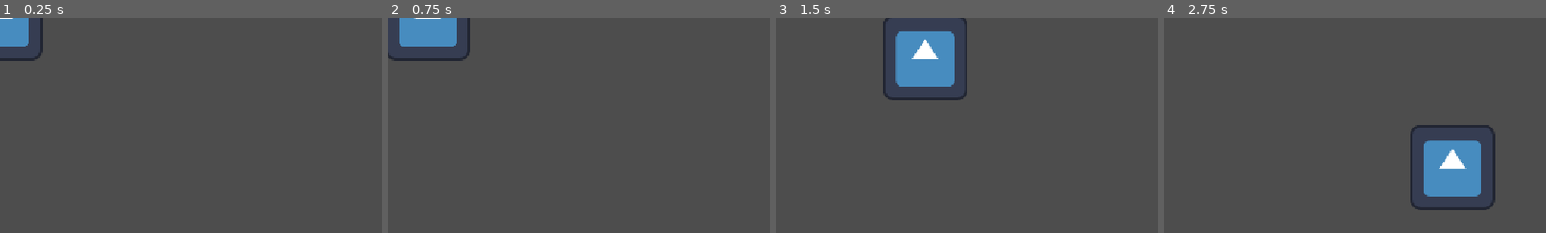
Above: before the commit, frames 1-4 (left to right).
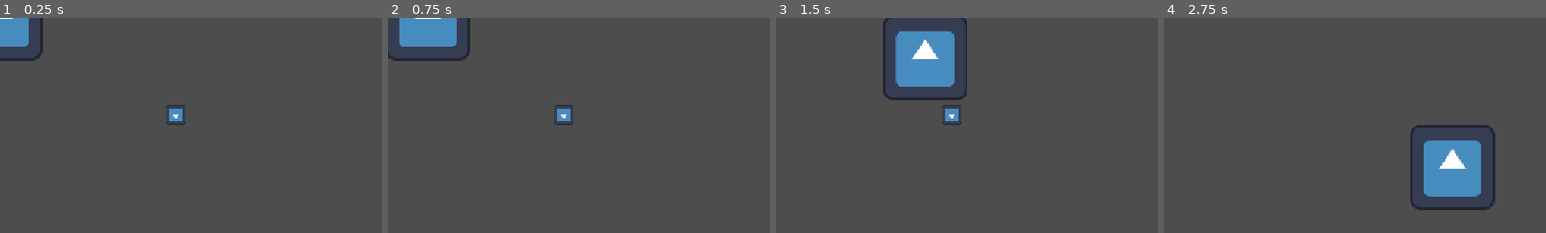
Above: after the commit, the same moments.

Repository: ChrisOnions/Gamejam26gmtk
Game: Godot game, scene res://scenes/main.tscn
The game is run twice, just before and just after one commit, with the same random seed, the same clock (stepped at 60 frames per second) and the same inputs. The engine's default icon, where the game draws it, is replaced by a stand-in: a white triangle on a blue panel in a dark square.
Inputs:
- Up to frame 1 (0.25 s): no input
- Up to frame 2 (0.75 s): tap Enter at 0.5 s; hold D (Move_Right) from 0.53 s (still down); tap E (Interact) at 0.6 s
- Up to frame 3 (1.5 s): release D (Move_Right) at 1.28 s; hold S (Move_Down) from 1.28 s (still down); tap E (Interact) at 1.35 s
- Up to frame 4 (2.75 s): release S (Move_Down) at 2.03 s; hold D (Move_Right) from 2.03 s (still down); tap E (Interact) at 2.1 s
The pictures show only the part of the screen within x 0-50%, y 0-50%; the shares and areas given below are measured in that part.

The runs differ from the first frame. In frame 1, 0.2% of the frame differs, in the area x 43-49%, y 40-50%; in frame 2, 0.2%; in frame 3, 0.2%; in frame 4, nothing differs.

Commit message:
sand pickup
Added A sand scene that needs polish
- sand cab be picked up, the Variable sand will store the amount of head sand or be a collectable special sand.

Diff:
--- /dev/null
+++ b/scenes/entities/sand.gd
@@ -0,0 +1,12 @@
+extends Node2D
+
+
+
+
+
+func _on_area_2d_body_entered(body: Node2D) -> void:
+	if body is PLAYER :
+		GameManager.player.add_sand()
+		print(GameManager.player.sand)
+		self.queue_free()
+	pass # Replace with function body.
--- /dev/null
+++ b/scenes/entities/sand.tscn
@@ -0,0 +1,22 @@
+[gd_scene format=3 uid="uid://cjxe230cnky80"]
+
+[ext_resource type="Script" uid="uid://cw5vlfadnrgf4" path="res://scenes/entities/sand.gd" id="1_v7ygb"]
+[ext_resource type="Texture2D" uid="uid://gg5rua1yrnf4" path="res://assets/icon.svg" id="1_y6jb5"]
+
+[sub_resource type="CircleShape2D" id="CircleShape2D_l0ub4"]
+
+[node name="Sand" type="Node2D" unique_id=36391409 groups=["Collectables"]]
+script = ExtResource("1_v7ygb")
+
+[node name="Sprite2D" type="Sprite2D" parent="." unique_id=618827044]
+position = Vector2(0.08390665, 0.08390665)
+rotation = 3.1415925
+scale = Vector2(0.22847785, 0.22847785)
+texture = ExtResource("1_y6jb5")
+
+[node name="Area2D" type="Area2D" parent="." unique_id=68087917]
+
+[node name="CollisionShape2D" type="CollisionShape2D" parent="Area2D" unique_id=917022528]
+shape = SubResource("CircleShape2D_l0ub4")
+
+[connection signal="body_entered" from="Area2D" to="." method="_on_area_2d_body_entered"]
--- a/scenes/main.tscn
+++ b/scenes/main.tscn
@@ -1,6 +1,12 @@
 [gd_scene format=3 uid="uid://dq11kn2vyrvdt"]
 
 [ext_resource type="Script" uid="uid://cc5kfd1jdafmf" path="res://scripts/main.gd" id="1_o5qli"]
+[ext_resource type="PackedScene" uid="uid://cjxe230cnky80" path="res://scenes/entities/sand.tscn" id="2_0wfyh"]
 
 [node name="Main" type="Node" unique_id=1486335504]
 script = ExtResource("1_o5qli")
+
+[node name="CanvasLayer" type="CanvasLayer" parent="." unique_id=215463748]
+
+[node name="Sand" parent="." unique_id=608667906 instance=ExtResource("2_0wfyh")]
+position = Vector2(265, 146)
--- a/scenes/player/Player_2d.tscn
+++ b/scenes/player/Player_2d.tscn
@@ -3,10 +3,15 @@
 [ext_resource type="Script" uid="uid://b08fm8b7lmyic" path="res://scenes/player/player_2d.gd" id="1_as2q7"]
 [ext_resource type="Texture2D" uid="uid://gg5rua1yrnf4" path="res://assets/icon.svg" id="2_ie5yh"]
 
+[sub_resource type="RectangleShape2D" id="RectangleShape2D_o5qli"]
+size = Vector2(125, 126)
+
 [node name="Player2d" type="CharacterBody2D" unique_id=1764116379]
 script = ExtResource("1_as2q7")
 
 [node name="CollisionShape2D" type="CollisionShape2D" parent="." unique_id=452951448]
+position = Vector2(-0.5, -1)
+shape = SubResource("RectangleShape2D_o5qli")
 
 [node name="Sprite2D" type="Sprite2D" parent="." unique_id=997297988]
 texture = ExtResource("2_ie5yh")
--- a/scenes/player/player_2d.gd
+++ b/scenes/player/player_2d.gd
@@ -1,20 +1,23 @@
 extends CharacterBody2D
-
+class_name PLAYER
 @export var sprite_2d: Sprite2D
 var Player_2d : CharacterBody2D
-
-
 const SPEED = 300.0
+var sand: int
 
 func _ready() -> void:
 	GameManager.player = self
 
 func _physics_process(delta: float) -> void:
 	if Input.is_action_just_pressed("Interact"):
-		print("Interacted with ...")
+		if is_in_group("collectables"):
+			print("Interacted with ...")
 	var input_dir := Input.get_vector("Move_Left", "Move_Right", "Move_UP", "Move_Down")
 	if input_dir:
 		velocity = input_dir * SPEED
 	else:
 		velocity = velocity.move_toward(Vector2.ZERO, SPEED)
 	move_and_slide()
+
+func add_sand():
+	sand += 1
--- a/scripts/autoload/GameManager.gd
+++ b/scripts/autoload/GameManager.gd
@@ -1,4 +1,3 @@
 extends Node
 
 var player : CharacterBody2D
-var sand : int
--- a/scripts/main.gd
+++ b/scripts/main.gd
@@ -1,4 +1,5 @@
 extends Node
+
 const PLAYER_2D = preload("uid://bts4on5khvdh2")
 
 func _ready() -> void:
Not shown, added: scenes/entities/sand.gd.uid
